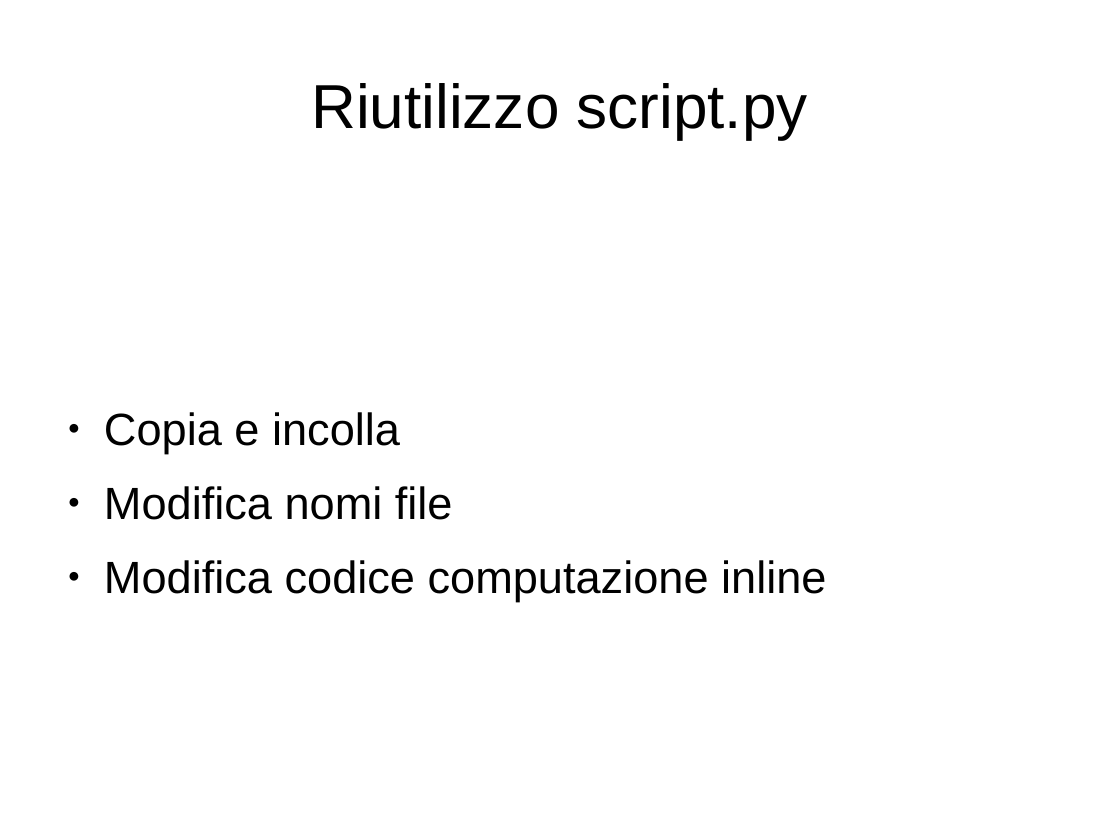
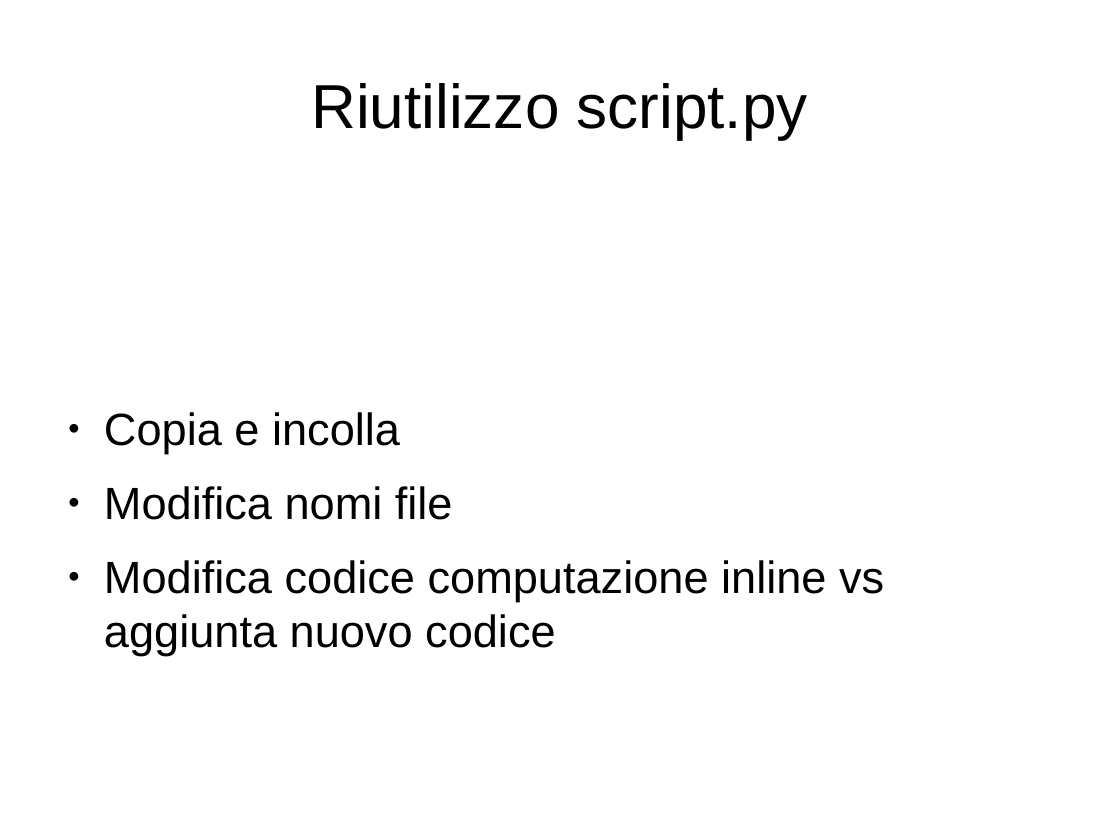
Before and after one commit to nicolacammillini/spacedys-batch, a slide deck: slide 2 of docs/slides-batch.odp. Drawn at 1120x840 pixels with LibreOffice and Linux fonts; fonts in the diff are those of the drawing. Boxes give left, top, right and bottom in pixels: in the first picture for what was removed or moved away, otherwise in the second. Text is boxed around its words. In the diff, an @@ line names an element or a change of style, - is before the commit and + after.

```diff
--- a/docs/slides-batch.odp
+++ b/docs/slides-batch.odp
@@ text at [104,560,884,656]: text changed @@
-● Modifica codice computazione inline
+● Modifica codice computazione inline vs aggiunta nuovo codice
```
Also in this commit, not shown: 1 slide added, 1 slide removed, 1 other file.
